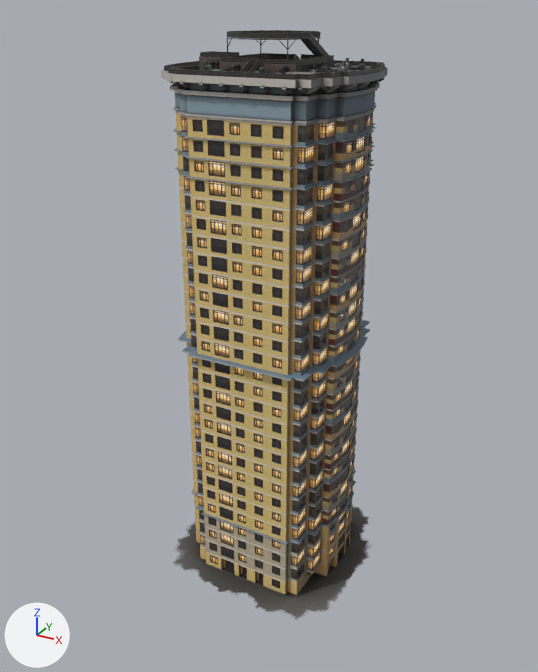
The glTF model mcd-sim/public/assets/sketchfab/house_moscow_multi.glb, before and after one commit.
Both versions are drawn from a 50 mm camera at (64.3, -112.8, 108.7) aimed at (-0.5, 4.9, 49.8). Lighting does not change. The marker at lower left points along +X, +Y and +Z. The picture after the commit comes second. Where no turn or scale is listed for an object, it has been applied to the vertices. Vertices at exactly the same position are counted once.

In view in the first picture: 'Moskow_house_marm_low_0', 'Plane001_ground_0'.
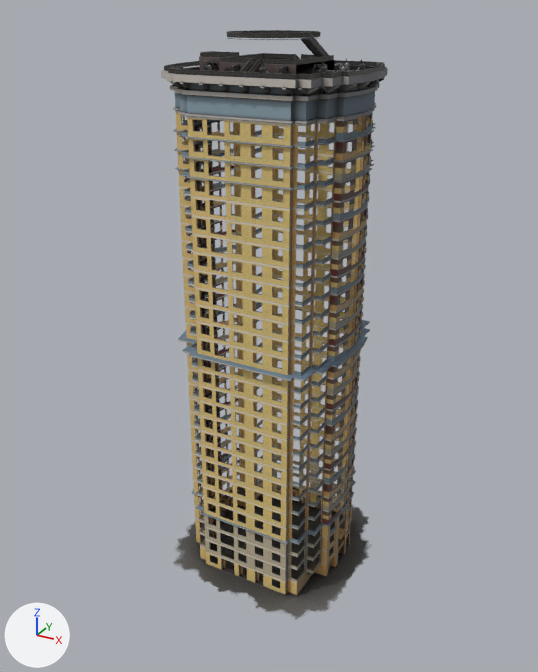
Where the change shows, as pixel boxes (x1, y1, x2, y2) in the pictures (538 x 672 px):
```json
{"part": 1, "of": "me_moskow_house_marm_low_0", "change": "deleted", "before": [181, 115, 373, 588]}
{"part": 2, "of": "me_moskow_house_marm_low_0", "change": "cut back", "before": [162, 31, 385, 596]}
```

Scene script edits in JSON lines:
```json
{"block": "me_moskow_house_marm_low_0", "where": "# used by ob_moskow_house_marm_low_0; location = (0.0, 0.0, 0.0)"}
{"op": "remove", "block": "me_moskow_house_marm_low_0", "code": "me_moskow_house_marm_low_0.from_pydata(...)  # 19555 vertices, 27408 faces; spans x -17.9..17.9, y -10.1..23.3, z -0.9..105.1"}
{"op": "add", "block": "me_moskow_house_marm_low_0", "code": "me_moskow_house_marm_low_0.from_pydata(...)  # 12843 vertices, 20185 faces; spans x -17.9..17.9, y -10.1..23.3, z -0.9..105.1"}
{"block": "me_moskow_house_marm_low_0", "change": "me_moskow_house_marm_low_0 part 1: 751 loose pieces with 3508 vertices, spanning x -15.9..16.1, y -8.3..21.4, z 0.2..104.3, are deleted"}
{"block": "me_moskow_house_marm_low_0", "change": "me_moskow_house_marm_low_0 part 2: 3 vertices moved within x -7.0..5.1, y 0.9..12.1, z 100.8..104.3; 3204 vertices removed from x -17.8..17.8, y -9.9..23.0, z -0.9..104.4"}
```
